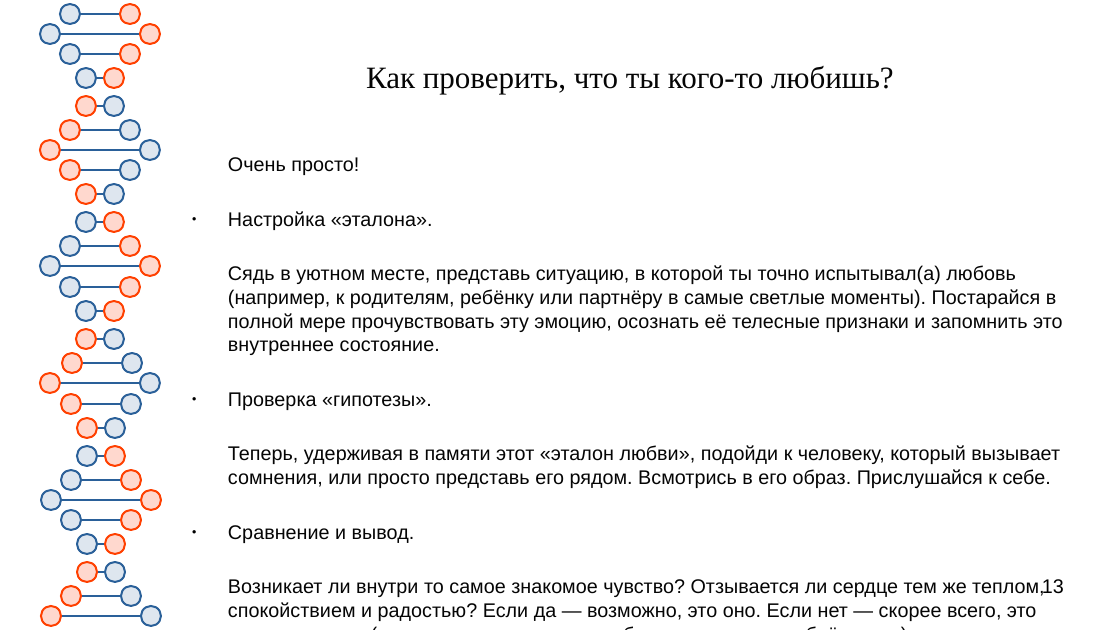
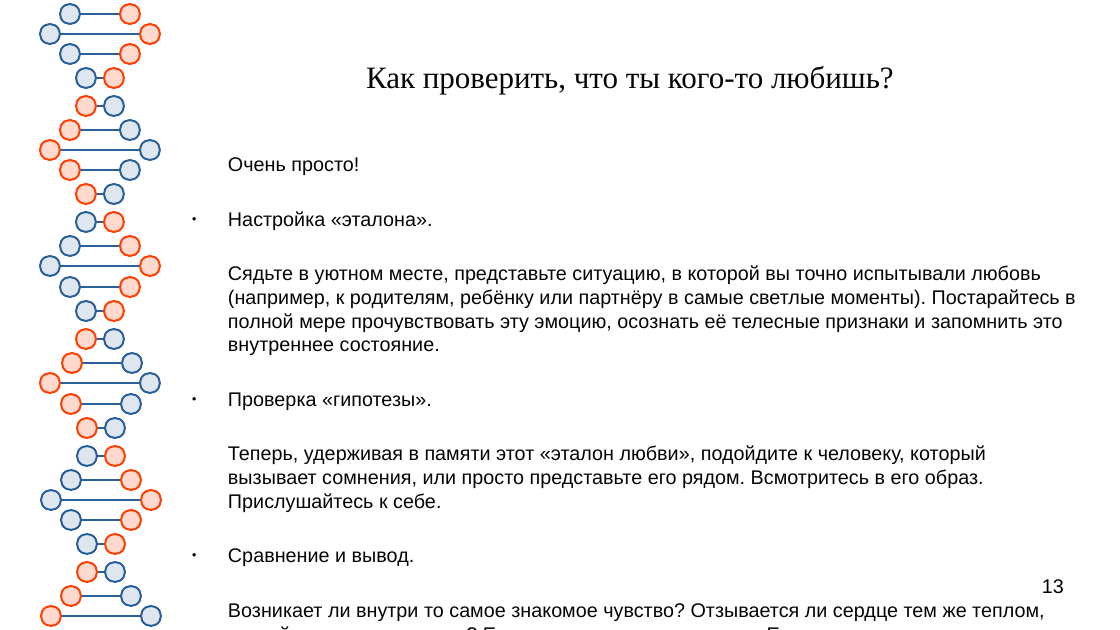
Before and after one commit to Chularev/articles, a slide deck: slide 13 of Psychology/5. Эмоциональный интеллект/Эмоциональный интеллект.odp. Drawn at 1120x630 pixels with LibreOffice and Linux fonts; fonts in the diff are those of the drawing. Boxes give left, top, right and bottom in pixels: in the first picture for what was removed or moved away, otherwise in the second. Text is boxed around its words. In the diff, an @@ line names an element or a change of style, - is before the commit and + after.

Commit message:
tmp

```diff
--- a/Psychology/5. Эмоциональный интеллект/Эмоциональный интеллект.odp
+++ b/Psychology/5. Эмоциональный интеллект/Эмоциональный интеллект.odp
@@ text at [228, 265, 1075, 355]: text changed @@
-Сядь в уютном месте, представь ситуацию, в которой ты точно испытывал(а) любовь (например, к родителям, ребёнку или партнёру в самые светлые моменты). Постарайся в полной мере прочувствовать эту эмоцию, осознать её телесные признаки и запомнить это внутреннее состояние.
+Сядьте в уютном месте, представьте ситуацию, в которой вы точно испытывали любовь (например, к родителям, ребёнку или партнёру в самые светлые моменты). Постарайтесь в полной мере прочувствовать эту эмоцию, осознать её телесные признаки и запомнить это внутреннее состояние.
@@ text at [228, 445, 986, 512]: text changed @@
-Теперь, удерживая в памяти этот «эталон любви», подойди к человеку, который вызывает сомнения, или просто представь его рядом. Всмотрись в его образ. Прислушайся к себе.
+Теперь, удерживая в памяти этот «эталон любви», подойдите к человеку, который вызывает сомнения, или просто представьте его рядом. Всмотритесь в его образ. Прислушайтесь к себе.
```
